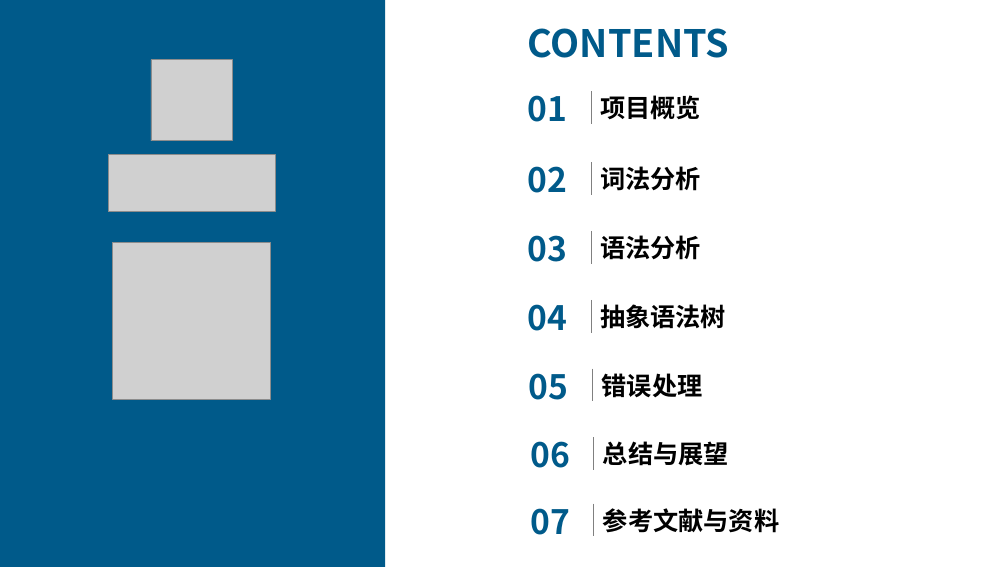
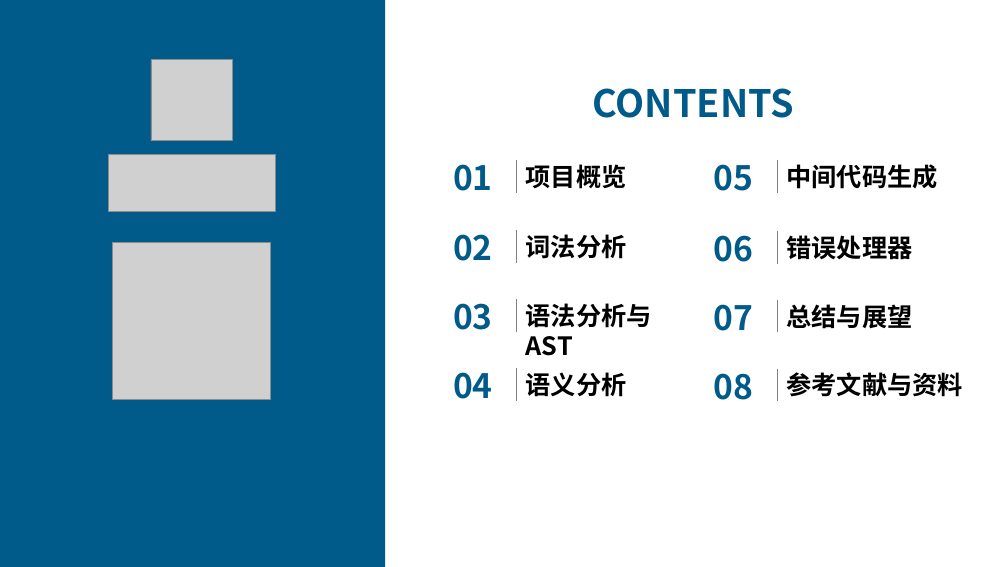
Before and after one commit to anxi710/compiler-principle-project, a slide deck: slide 2 of report/compiler_ppt.pptx. Drawn at 1008x567 pixels with LibreOffice and Linux fonts; fonts in the diff are those of the drawing; grey boxes stand for pictures. Boxes give left, top, right and bottom in pixels: in the first picture for what was removed or moved away, otherwise in the second. Text is boxed around its words. In the diff, an @@ line names an element or a change of style, - is before the commit and + after.

```diff
--- a/report/compiler_ppt.pptx
+++ b/report/compiler_ppt.pptx
@@ text "CONTENTS": place and size @@
-text "CONTENTS" at [527,28,729,58]
+text "CONTENTS" at [592,88,794,118]
@@ text "CONTENTS" at [592,88,794,118]: alignment left to centre @@
@@ 6 texts, 4 lines: place and size @@
-6 texts, 4 lines at [527,91,701,333]
+6 texts, 4 lines at [453,160,627,401]
@@ text "05": place and size @@
-text "05" at [529,373,569,400]
+text "05" at [714,164,754,191]
@@ line added from (777, 160) to (777, 193), #808080 0.5 pt @@
@@ text added at [787,164,938,189], 24 pt, text #000000, bold @@
+中间代码生成
@@ text at [787,235,913,260]: text changed @@
-错误处理
+错误处理器
@@ text "总结与展望": place and size @@
-text "总结与展望" at [603,441,729,466]
+text "总结与展望" at [787,304,913,329]
@@ text at [526,303,652,356]: text changed @@
-语法分析
+语法分析与AST
@@ 2 texts, 2 lines: place and size @@
-2 texts, 2 lines at [530,437,594,537]
+2 texts, 2 lines at [714,231,777,333]
@@ text at [526,372,627,397]: text changed @@
-抽象语法树
+语义分析
@@ text added at [714,373,754,400], 32 pt, text #005A8A, bold @@
+08
@@ line moved from (593, 369) - (593, 402) to (777, 369) - (777, 402) @@
@@ text "参考文献与资料": place and size @@
-text "参考文献与资料" at [603,508,779,533]
+text "参考文献与资料" at [787,372,963,397]
```
Also in this commit, not shown: 10 other slides changed, 5 slides added.
